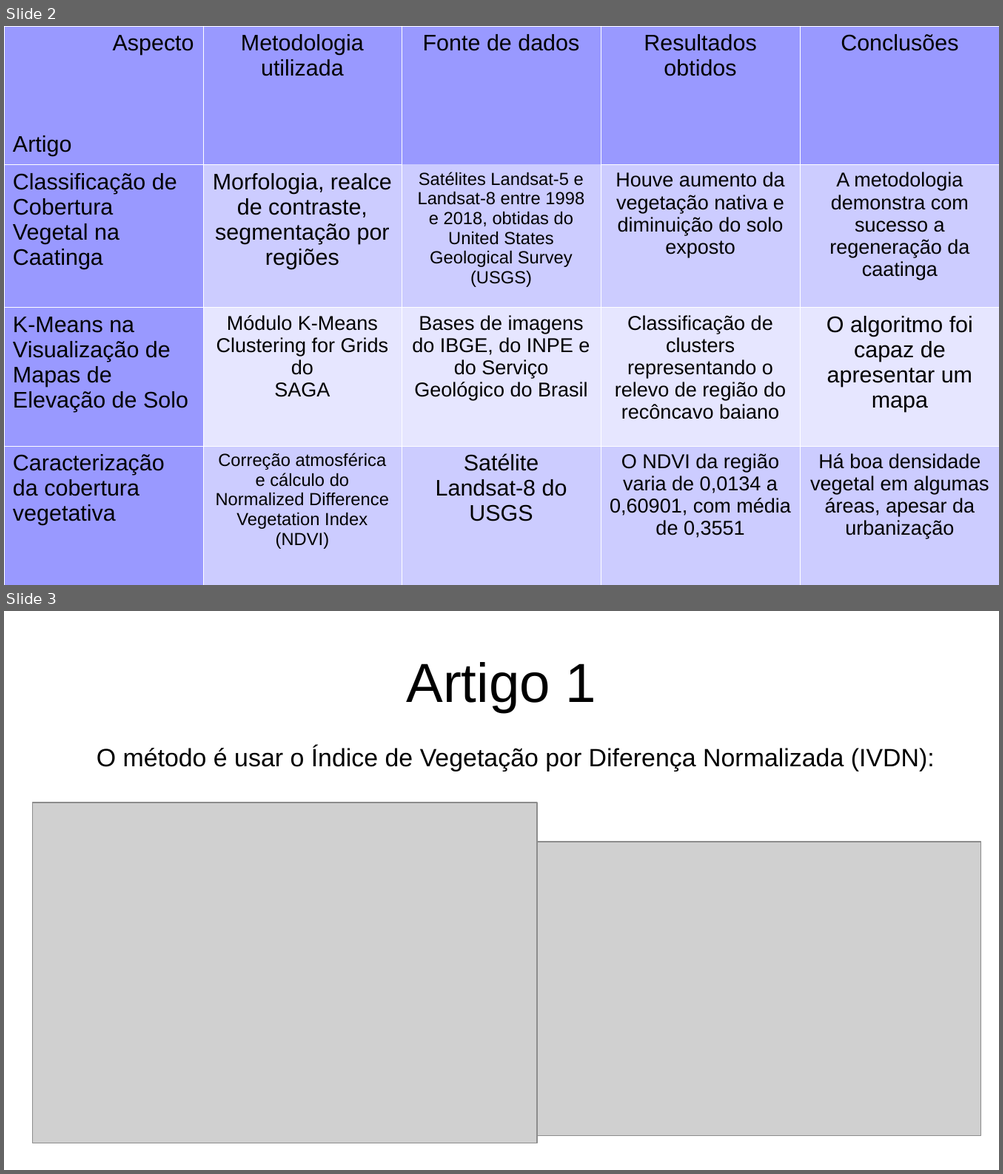
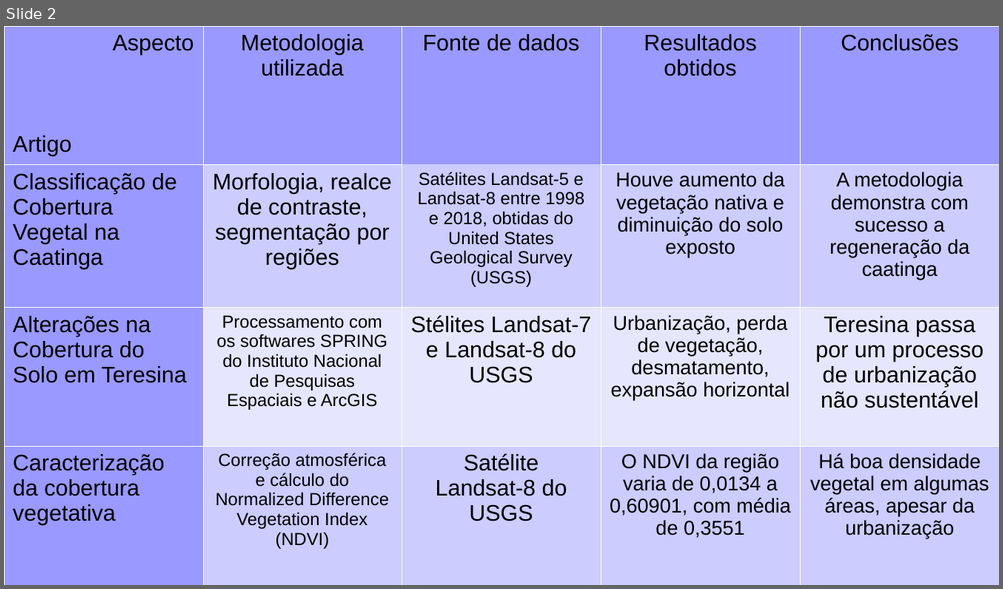
Before and after one commit to joao-martinho/disciplina_PI_2025-1, a slide deck: Trabalho final/seminario.odp. Shown one above the other, each under a label of ours: slides 2 and 3 before the commit, slide 2 after it. The pictures are 1003x1174 and 1003x589 pixels, drawn with LibreOffice and Linux fonts; fonts in the diff are those of the drawing; grey boxes stand for pictures. Boxes give left, top, right and bottom in pixels: in the first picture for what was removed or moved away, otherwise in the second. Text is boxed around its words. In the diff, an @@ line names an element or a change of style, - is before the commit and + after.

```diff
--- a/Trabalho final/seminario.odp
+++ b/Trabalho final/seminario.odp
@@ slide 3 removed at [4, 611, 999, 1170], background #FFFFFF @@
@@ title removed at [406, 662, 595, 712] @@
-Artigo 1
@@ text removed at [96, 746, 934, 772] @@
-O método é usar o Índice de Vegetação por Diferença Normalizada (IVDN):
@@ picture removed at [33, 803, 538, 1145] @@
@@ picture removed at [535, 842, 982, 1136] @@
@@ slide 2 changed as well @@
@@ table at [4, 26, 999, 585] @@
-row 3: K-Means na Visualização de Mapas de Elevação de Solo | Módulo K-Means Clustering for Grids do / SAGA | Bases de imagens do IBGE, do INPE e do Serviço Geológico do Brasil | Classificação de clusters representando o relevo de região do recôncavo baiano | O algoritmo foi capaz de apresentar um mapa
+row 3: Alterações na Cobertura do Solo em Teresina | Processamento com os softwares SPRING do Instituto Nacional de Pesquisas Espaciais e ArcGIS | Stélites Landsat-7 e Landsat-8 do USGS | Urbanização, perda de vegetação, desmatamento, expansão horizontal | Teresina passa por um processo de urbanização não sustentável
```
Also in this commit, not shown: 1 other slide changed, 7 slides added, 3 other slides removed, 7 other files.
